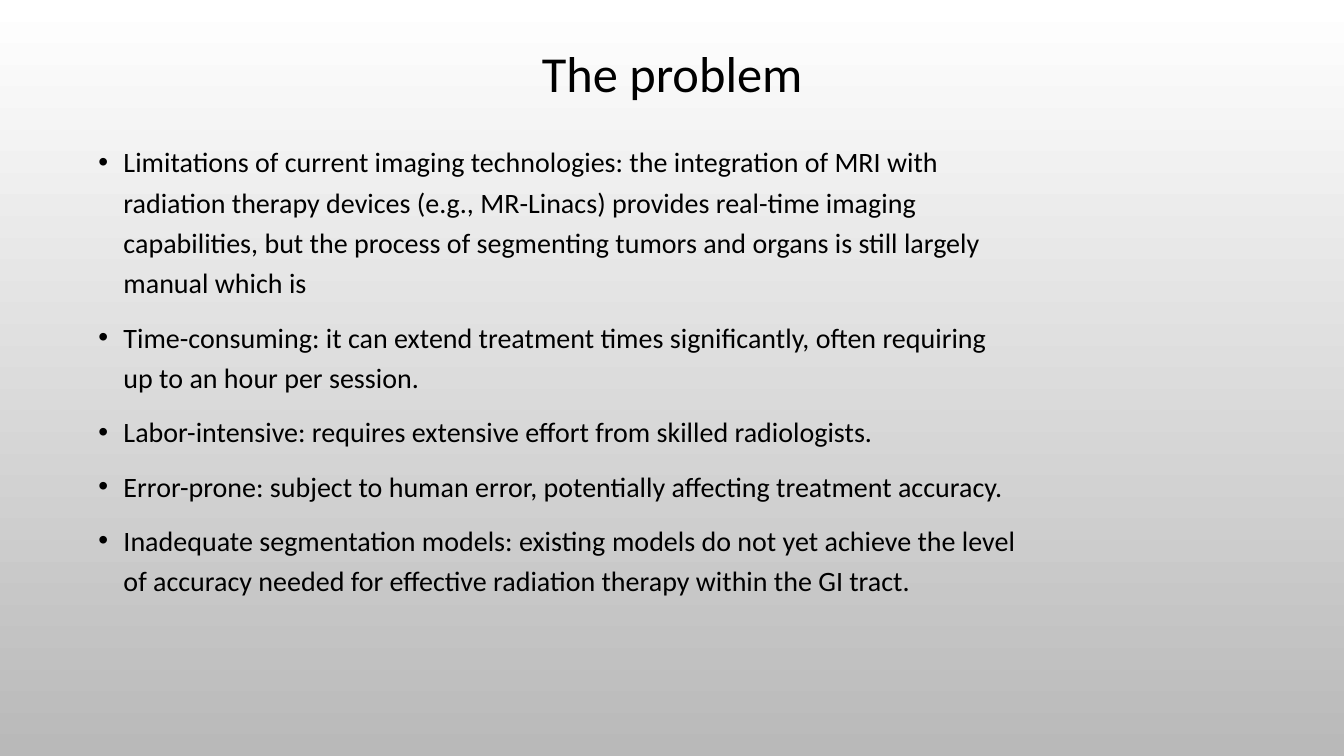
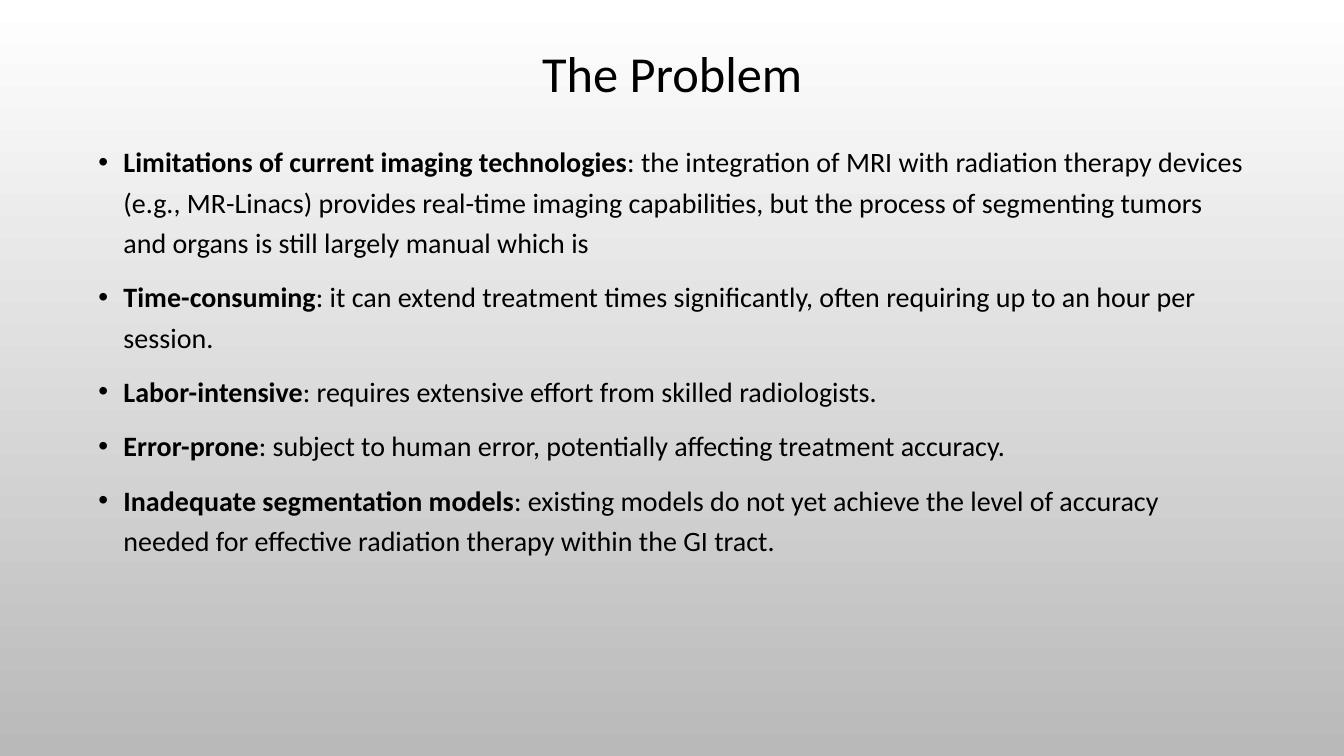
Before and after one commit to rotemlv/CapstoneProject, a slide deck: slide 3 of Capstone Project Phase A - Presentation.pptx. Drawn at 1344x756 pixels with LibreOffice and Linux fonts; fonts in the diff are those of the drawing; background and template pictures are left out. Boxes give left, top, right and bottom in pixels: in the first picture for what was removed or moved away, otherwise in the second. Text is boxed around its words. In the diff, an @@ line names an element or a change of style, - is before the commit and + after.

Commit message:
cleaned presentation and fixed design issues

```diff
--- a/Capstone Project Phase A - Presentation.pptx
+++ b/Capstone Project Phase A - Presentation.pptx
@@ title at [542, 57, 803, 93]: text changed @@
-The problem
+The Problem
@@ text "Limitations of current imaging technologies: ..." at [123, 152, 1242, 556]: bold on in "Limitations of current imaging technologies:", "Time-consuming:", "Labor-intensive:", "Error-prone:" and 1 more places @@
```
Also in this commit, not shown: 13 other slides changed.
